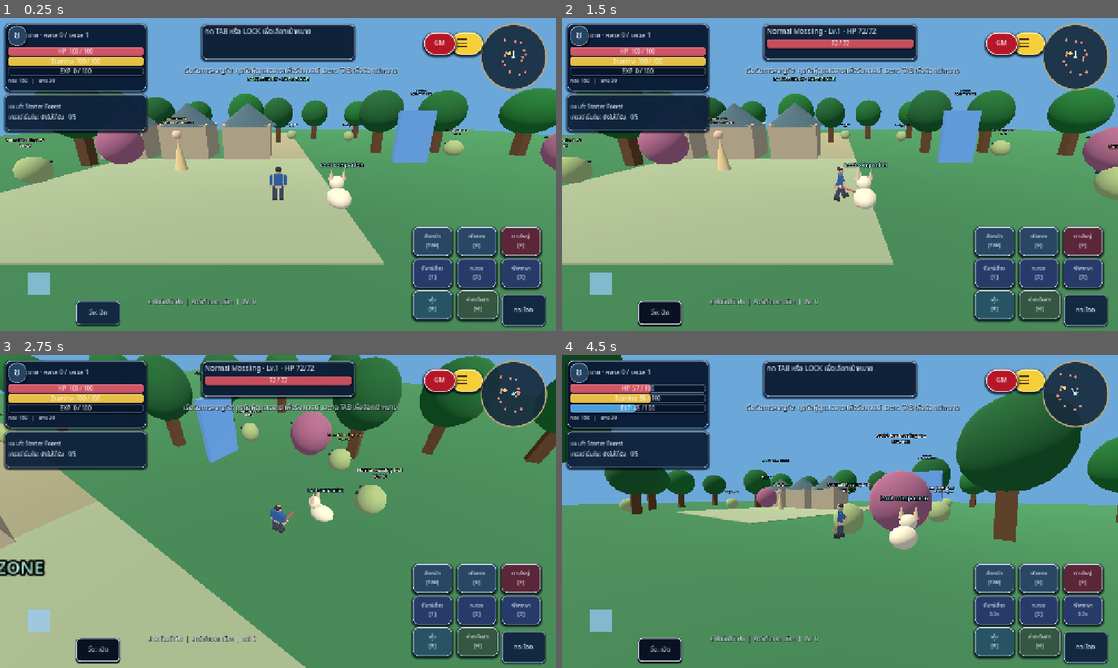
Above: before the commit, frames 1-4 (two rows, left to right).
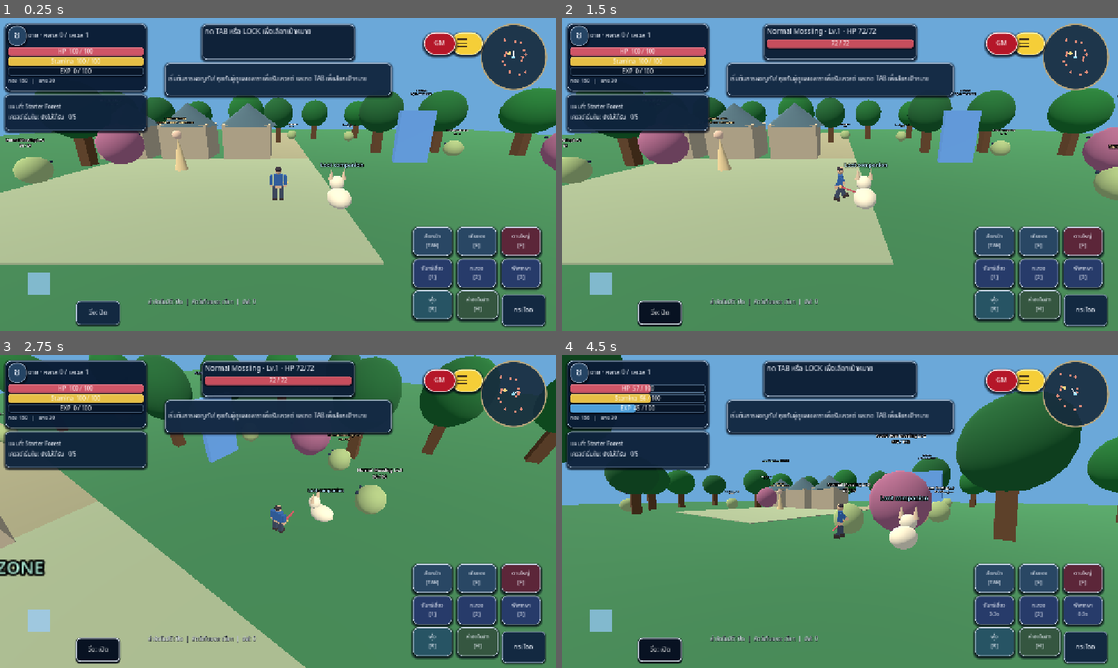
Above: after the commit, the same moments.

Repository: redfullmoon209-debug/NexTgenLeo
Game: Godot game, scene res://scenes/main.tscn
Same seed, same stepped clock (60 frames per second), same inputs: the game is played once before the commit and once after it.
Inputs (mouse positions are in pixels of both pictures, inside the frame that each line leads up to):
- Up to frame 1 (0.25 s): no input
- Up to frame 2 (1.5 s): click "กระโดด" at 0.5 s; tap Enter at 1.25 s; move the mouse to (962, 158) at 1.27 s; hold D from 1.28 s (still down); tap Tab at 1.35 s; click (962, 158) at 1.42 s
- Up to frame 3 (2.75 s): tap Space at 1.52 s; release D at 2 s; drag from (166, 527) to (250, 574) at 2.02 s
- Up to frame 4 (4.5 s): move the mouse to (895, 442) at 2.77 s; hold D 2.78-3.5 s; tap 1 at 2.85 s; click (895, 442) at 2.92 s; drag from (812, 574) to (673, 464) at 3.52 s; move the mouse to (1006, 558) at 4.27 s; hold A from 4.28 s (still down); tap 3 at 4.35 s; click (1006, 558) at 4.42 s

The runs differ from the first frame. In frame 1, 4.7% of the frame differs, in the area x 29-72%, y 14-26%; in frame 2, 4.7%; in frame 3, 4.6%; in frame 4, 4.7%.

Commit message:
Convert permanent overlapping notification text into a timed silver/navy toast

Diff:
--- a/scripts/gameplay.gd
+++ b/scripts/gameplay.gd
@@ -28,6 +28,8 @@
 var hud_quest_panel: PanelContainer
 var hud_target_panel: PanelContainer
 var hud_target_hp: ProgressBar
+var hud_notice_panel: PanelContainer
+var notice_hide_timer := 0.0
 var hud_currency_label: Label
 var hud_portrait_label: Label
 var hud_state_label: Label
@@ -631,13 +633,18 @@
 	target_stack.add_child(target_label)
 	hud_target_hp = _bar(target_stack, Color("c74e5d"))
 	hud_target_hp.visible = false
-	notice = _label("", 15)
-	notice.size = Vector2(520, 70)
+	hud_notice_panel = PanelContainer.new()
+	hud_notice_panel.name = "HUDNoticeToast"
+	hud_notice_panel.size = Vector2(520, 74)
+	hud_notice_panel.mouse_filter = Control.MOUSE_FILTER_IGNORE
+	hud_notice_panel.set_meta("leo_fantasy_skin", true)
+	hud_notice_panel.add_theme_stylebox_override("panel", _silver_panel_style(9, Color("152c47e7")))
+	world.hud.add_child(hud_notice_panel)
+	notice = _label("", 14)
 	notice.autowrap_mode = TextServer.AUTOWRAP_WORD_SMART
-	notice.add_theme_color_override("font_shadow_color", Color("000714"))
-	notice.add_theme_constant_override("shadow_offset_x", 1)
-	notice.add_theme_constant_override("shadow_offset_y", 2)
-	world.hud.add_child(notice)
+	notice.size_flags_horizontal = Control.SIZE_EXPAND_FILL
+	hud_notice_panel.add_child(notice)
+	hud_notice_panel.hide()
 	hud_state_label = _label("", 13)
 	hud_state_label.add_theme_color_override("font_shadow_color", Color("020612"))
 	hud_state_label.add_theme_constant_override("shadow_offset_y", 1)
@@ -738,7 +745,7 @@
 	hud_status_panel.position = Vector2(12, 12)
 	hud_quest_panel.position = Vector2(12, 175)
 	hud_target_panel.position = Vector2(maxf(342.0, (size.x - 350.0) * 0.5), 14)
-	notice.position = Vector2(maxf(340.0, size.x * 0.33), 108)
+	hud_notice_panel.position = Vector2(maxf(345.0, (size.x - hud_notice_panel.size.x) * 0.5), 103.0)
 	# Keep the auto-hunt/pet/buff indicator outside the lower-left joystick zone.
 	hud_state_label.position = Vector2(minf(340.0, maxf(220.0, size.x * 0.27)), maxf(260.0, size.y - 78.0))
 	map_display.position = Vector2(size.x - 175, 12)
@@ -768,6 +775,9 @@
 
 func _tell(text: String) -> void:
 	notice.text = text
+	notice_hide_timer = 5.5 if not text.is_empty() else 0.0
+	if is_instance_valid(hud_notice_panel):
+		hud_notice_panel.visible = not text.is_empty()
 
 func _action(index: int, from_touch := false) -> void:
 	if not from_touch and Time.get_ticks_msec() - last_touch_action < 200: return
@@ -895,6 +905,10 @@
 	_close_panel()
 
 func _process(delta: float) -> void:
+	if notice_hide_timer > 0.0:
+		notice_hide_timer = maxf(0.0, notice_hide_timer - delta)
+		if notice_hide_timer <= 0.0 and is_instance_valid(hud_notice_panel):
+			hud_notice_panel.hide()
 	if network.active:
 		_online_tick(delta)
 		return
